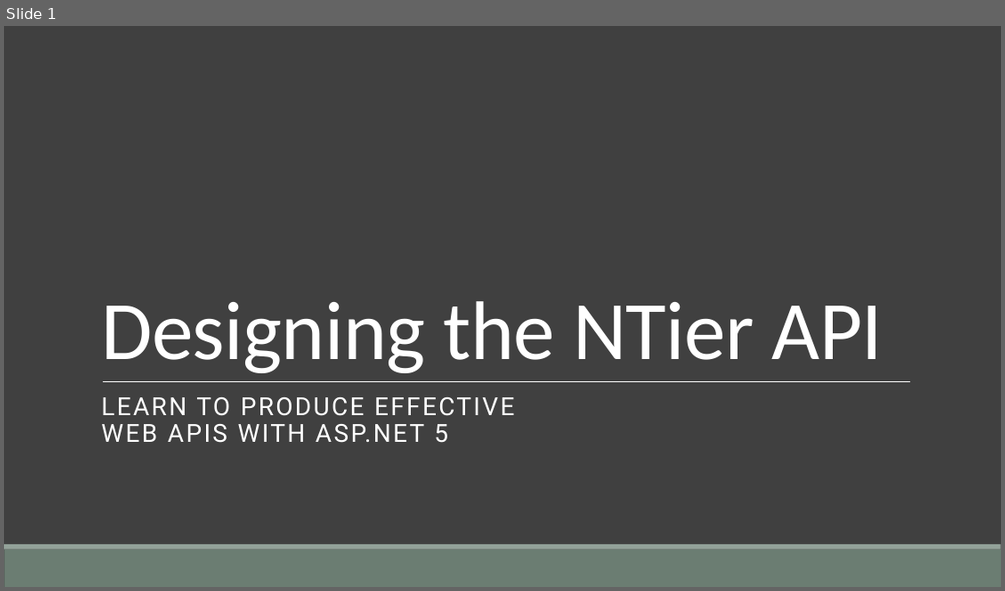
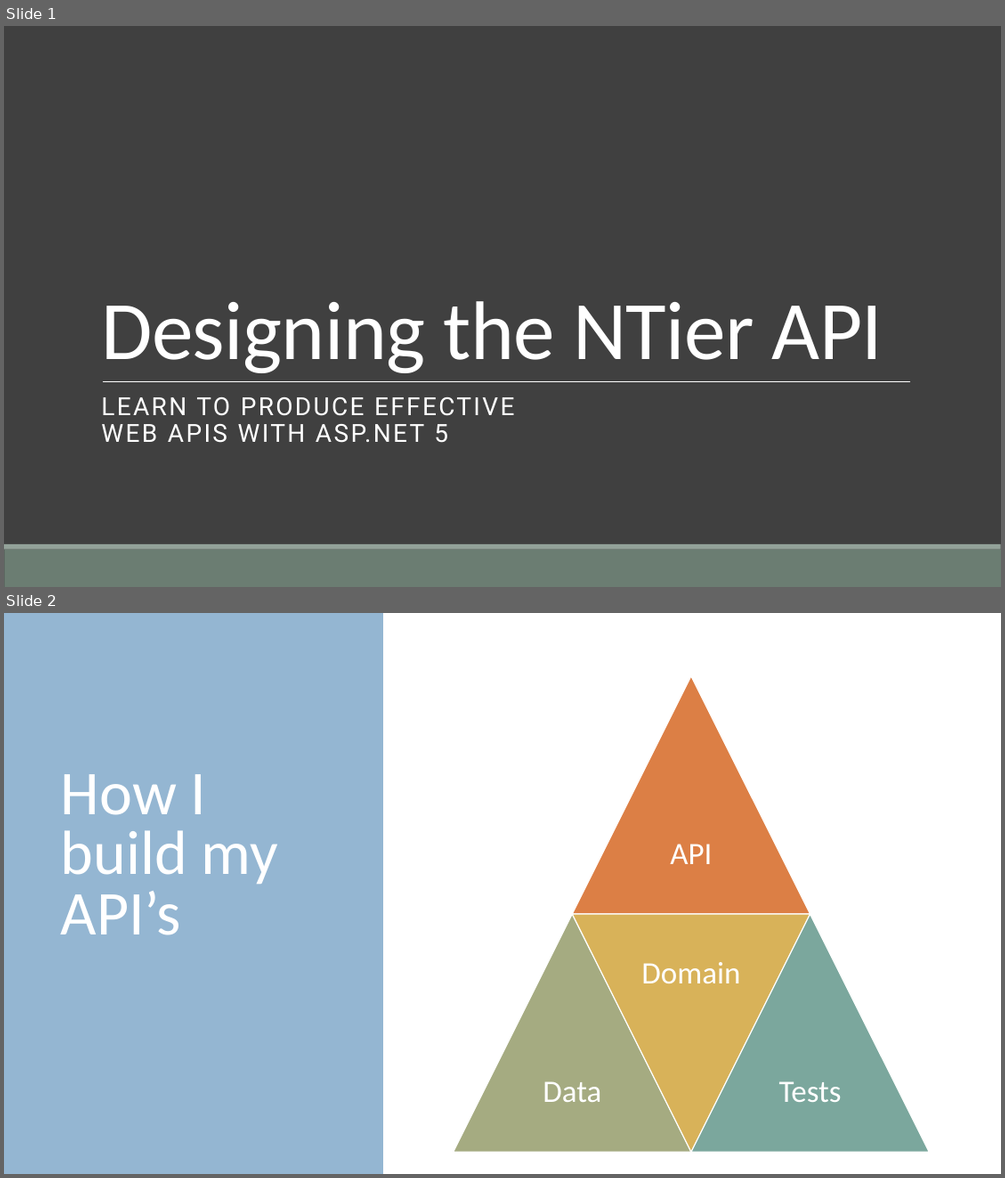
Before and after one commit to cwoodruff/aspnet-5-web-api-workshop, a slide deck: module-1/01-04 Designing the NTier Web API/01-04 Designing the NTier Web API.pptx. Shown one above the other, each under a label of ours: slide 1 before the commit, slides 1 and 2 after it. The pictures are 1005x591 and 1005x1178 pixels, drawn with LibreOffice and Linux fonts; fonts in the diff are those of the drawing; background and template pictures are left out. Boxes give left, top, right and bottom in pixels: in the first picture for what was removed or moved away, otherwise in the second. Text is boxed around its words. In the diff, an @@ line names an element or a change of style, - is before the commit and + after.

```diff
--- a/module-1/01-04 Designing the NTier Web API/01-04 Designing the NTier Web API.pptx
+++ b/module-1/01-04 Designing the NTier Web API/01-04 Designing the NTier Web API.pptx
@@ slide 2 added at box(4, 613, 1001, 1174), background #94B6D2 @@
@@ rectangle added at box(4, 613, 1001, 1174), fill #94B6D2 @@
@@ rectangle added at box(383, 613, 1001, 1174), fill #FFFFFF @@
@@ title added at box(61, 774, 278, 935), 60 pt, text #FFFFFF @@
+How I build my API’s
@@ group added at box(453, 676, 929, 1151): 4 triangles, 4 texts @@
+API
+Data
+Domain
+Tests
```
Also in this commit, not shown: 13 other slides added, 1 slide removed, 10 other files.
